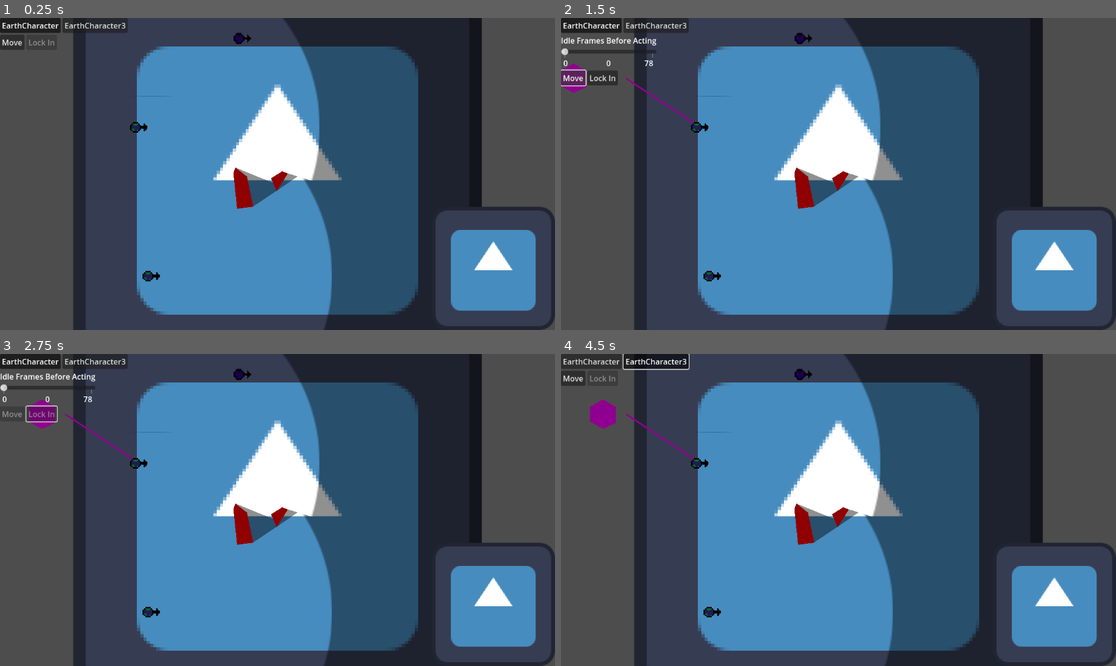
Above: before the commit, frames 1-4 (two rows, left to right).
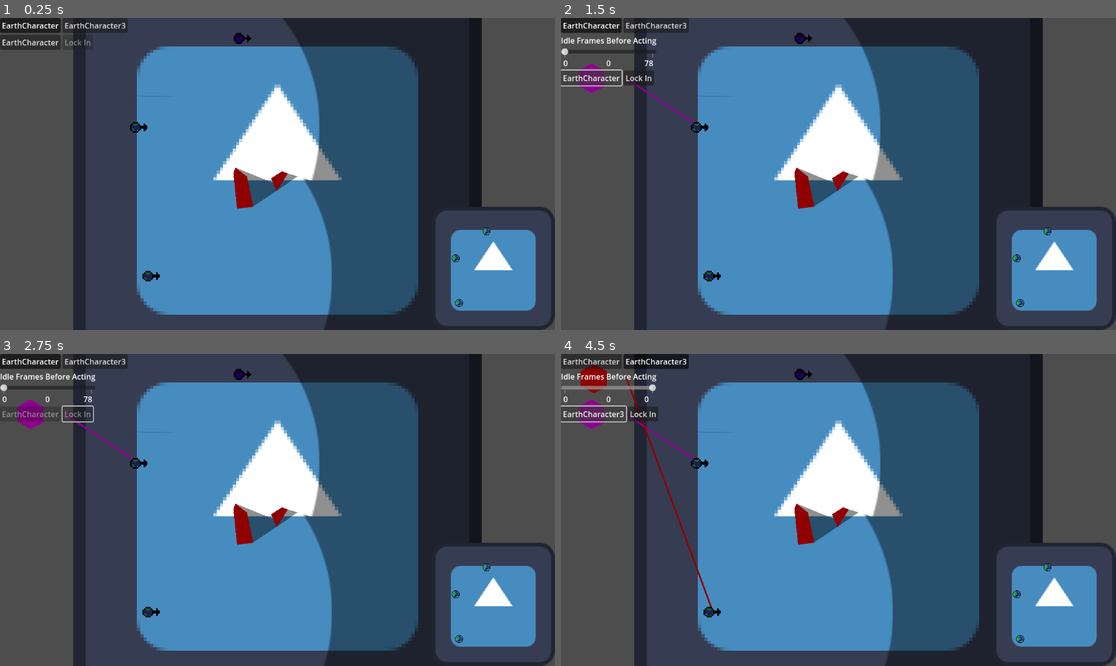
Above: after the commit, the same moments.

Repository: karpada2/space_moba
Game: Godot game, scene res://GameRoots/TestingRoot.tscn
Two runs of this game, one before a commit and one after it. Both use one fixed random seed, a clock stepped at 60 frames per second and the inputs below. The project has no main scene, so this scene is started directly. The engine's default icon, where the game draws it, is replaced by a stand-in: a white triangle on a blue panel in a dark square.
Inputs:
- Up to frame 1 (0.25 s): no input
- Up to frame 2 (1.5 s): click "Move" (after the commit: "EarthCharacter") at 0.5 s; click "Move" (after the commit: "EarthCharacter") at 1.25 s
- Up to frame 3 (2.75 s): click "Lock In" at 2 s
- Up to frame 4 (4.5 s): click "EarthCharacter" at 2.75 s; click "EarthCharacter3" at 3.5 s; click "EarthCharacter3" at 4.25 s

The runs differ from the first frame. In frame 1, 0.3% of the frame differs, in the area x 0-89%, y 5-93%; in frame 2, 0.8%; in frame 3, 0.7%; in frame 4, 2.0%, in the area x 0-89%, y 0-93%.

Commit message:
EVERYTHING UP TO NOW WORKS RAHHHHHHHHHHHH

Diff:
--- /dev/null
+++ b/Actions/OrganizedActionArrays.gd
@@ -0,0 +1,10 @@
+extends Resource
+class_name OrganizedActionArrays
+
+var dictionary: Dictionary[String, ActionArray]
+
+static func create(dictionary_in: Dictionary[String, ActionArray]) -> OrganizedActionArrays:
+	var newOAA: OrganizedActionArrays = OrganizedActionArrays.new()
+	newOAA.dictionary = dictionary_in
+
+	return newOAA
--- a/Entities/Characters/CharacterBase.gd
+++ b/Entities/Characters/CharacterBase.gd
@@ -120,6 +120,8 @@
 func unreveal() -> void:
 	self.hide()
 	detection_area.disable()
+	position_select_indicator.hide()
+	move_path_visualizer.hide()
 
 func reveal_visible_enemies() -> void:
 	self.show()
--- a/Entities/EntityBase.gd
+++ b/Entities/EntityBase.gd
@@ -22,7 +22,7 @@
 		var new_action: BaseMoveAction = BaseMoveAction.new()
 		var path_length: float = 0
 		new_action.my_entity = entity
-		new_action.action_name = "Move"
+		new_action.action_name = entity.get_display_name()
 		new_action.move_distance_per_frame = move_distance_per_frame_in
 		new_action.action_length_turns = 1
 		new_action.target_type = TargetingType.POSITION
--- a/GameRoots/TestingRoot.gd
+++ b/GameRoots/TestingRoot.gd
@@ -6,6 +6,7 @@
 
 @onready var action_choosing_interface: ActionChoosingInterface = $ActionChoosers/VBoxContainer/ActionChoosingInterface
 @onready var action_choosing_character_switchers_container: HBoxContainer = $ActionChoosers/VBoxContainer/ActionChoosingCharacterSwitchers
+@onready var minimap: Minimap = $Minimaps/Minimap
 
 func _ready() -> void:
 	super()
@@ -46,8 +47,10 @@
 	current_turn_phase = current_turn_phase.get_next()
 	if (current_turn_phase.is_choose_phase()):
 		TurnChoosingManager.start_choosing(current_turn_phase.get_team())
+		minimap.my_team = current_turn_phase.get_team()
 	else:
 		TurnResolutionManager.resolution_start(current_turn_phase.get_team())
+		minimap.my_team = current_turn_phase.get_team()
 
 func get_all_visible_characters(team: Enums.Team) -> Array[CharacterBase]:
 	var current_teams_characters: Array[CharacterBase] = get_characters_in_team(team)
--- a/HUD/ActionChoosing/ActionChoosingInterface.gd
+++ b/HUD/ActionChoosing/ActionChoosingInterface.gd
@@ -1,12 +1,14 @@
 extends VBoxContainer
 class_name ActionChoosingInterface
 
-
+signal action_locked(locking_character: CharacterBase)
 signal action_chosen(action: Action, wait_frames_before_action: int)
 signal action_focused(action: Action)
 
 var last_character: CharacterBase
-
+var characters_actions_cache: Dictionary[CharacterBase, OrganizedActionArrays] = {}
+var characters_focused_actions_cache: Dictionary[CharacterBase, Action] = {}
+var characters_wait_before_acting_cache: Dictionary[CharacterBase, int] = {}
 
 @onready var modifiers_container: HBoxContainer = $ModifiersContainer
 
@@ -48,11 +50,34 @@
 	if last_character:
 		action_chosen.disconnect(last_character.action_selected)
 		action_focused.disconnect(last_character.action_focused)
-	set_available_actions(character.get_available_actions())
+		if focused_action and character.my_team == last_character.my_team:
+			characters_actions_cache.set(last_character, OrganizedActionArrays.create(available_actions))
+			characters_focused_actions_cache.set(last_character, focused_action)
+			characters_wait_before_acting_cache.set(last_character, int(wait_before_acting_slider.value))
+
+	var character_seen: bool = characters_actions_cache.has(character)
+
+	if character_seen:
+		set_available_actions(characters_actions_cache.get(character).dictionary)
+		focused_action = characters_focused_actions_cache.get(character)
+		lock_in_button.disabled = false
+		wait_before_acting_slider.value = characters_wait_before_acting_cache.get(character)
+	else:
+		set_available_actions(character.get_available_actions())
+
 	populate_action_buttons()
+
+	if character_seen:
+		update_available_modifiers(focused_action)
+
 	action_chosen.connect(character.action_selected)
 	action_focused.connect(character.action_focused)
 	last_character = character
+
+func clear_caches() -> void:
+	characters_actions_cache.clear()
+	characters_focused_actions_cache.clear()
+	characters_wait_before_acting_cache.clear()
 
 func set_available_actions(actions: Dictionary[String, ActionArray]) -> void:
 	available_actions = {}
@@ -107,12 +132,13 @@
 
 ## is called by buttons to notify the interface that one has been clicked. should open up options and switches and stuff.
 func _action_pressed(pressed_action: Action) -> void:
-	lock_in_button.disabled = false
-	focused_action = pressed_action
-	focused_action.reset_target()
-	update_available_modifiers(pressed_action)
+	if focused_action != pressed_action:
+		lock_in_button.disabled = false
+		focused_action = pressed_action
+		focused_action.reset_target()
+		action_focused.emit(focused_action)
 
-	action_focused.emit(focused_action)
+	update_available_modifiers(focused_action)
 
 func update_available_modifiers(action: Action) -> void:
 	if not action.choices.is_empty():
@@ -155,7 +181,7 @@
 		action_chosen.emit(
 			SequentialAction.create(focused_action.action_name, ActionArray.create([WaitAction.create(int(wait_before_acting_slider.value)), focused_action]))
 			)
-		lock_in_button.disabled = true
+		action_locked.emit(last_character)
 		for node: Node in actions_container.get_children():
 			if node is BaseButton:
 				node.disabled = true
--- a/HUD/Minimaps/Minimap.gd
+++ b/HUD/Minimaps/Minimap.gd
@@ -9,6 +9,9 @@
 var characters_with_relevant_icons: Dictionary[CharacterBase, TextureRect]
 
 func _ready() -> void:
+	TurnChoosingManager.choosing_start.connect(update_character_icons_wrapper)
+	TurnChoosingManager.choosing_advance.connect(advance_wrapper)
+
 	TurnResolutionManager.resolution_advance.connect(advance)
 	TurnResolutionManager.resolution_started.connect(update_character_icons_wrapper)
 
@@ -31,7 +34,10 @@
 		characters_with_relevant_icons.set(character, texture_rect)
 		add_child.call_deferred(texture_rect)
 
-func advance(resolving_team: Enums.Team, _delta: float) -> void:
+func advance_wrapper(resolving_team: Enums.Team) -> void:
+	advance(resolving_team, 0)
+
+func advance(resolving_team: Enums.Team, _frames_since_start: int) -> void:
 	if my_team == Enums.Team.NONE or resolving_team == my_team:
 		update_map(my_team)
 
--- a/Turns/TurnChoosingManager.gd
+++ b/Turns/TurnChoosingManager.gd
@@ -15,7 +15,6 @@
 var action_choosing_interface: ActionChoosingInterface
 var action_choosing_character_switchers_container: HBoxContainer
 
-
 func _physics_process(_delta: float) -> void:
 	if is_choosing_now():
 		action_choosing_interface.last_character.action_choosing_advance()
@@ -26,8 +25,15 @@
 	temp.allow_unpress = false
 	return temp
 
+func _action_locked(character: CharacterBase) -> void:
+	pass
+
 func start_choosing(team: Enums.Team) -> void:
+	if not action_choosing_interface.action_locked.is_connected(_action_locked):
+		action_choosing_interface.action_locked.connect(_action_locked)
 	_in_choosing_phase = true
+
+	action_choosing_interface.clear_caches()
 
 	has_chosen.clear()
 	current_choosing_team_characters = GameRoot.get_game_root().get_characters_in_team(team)
Not shown, added: Actions/OrganizedActionArrays.gd.uid
